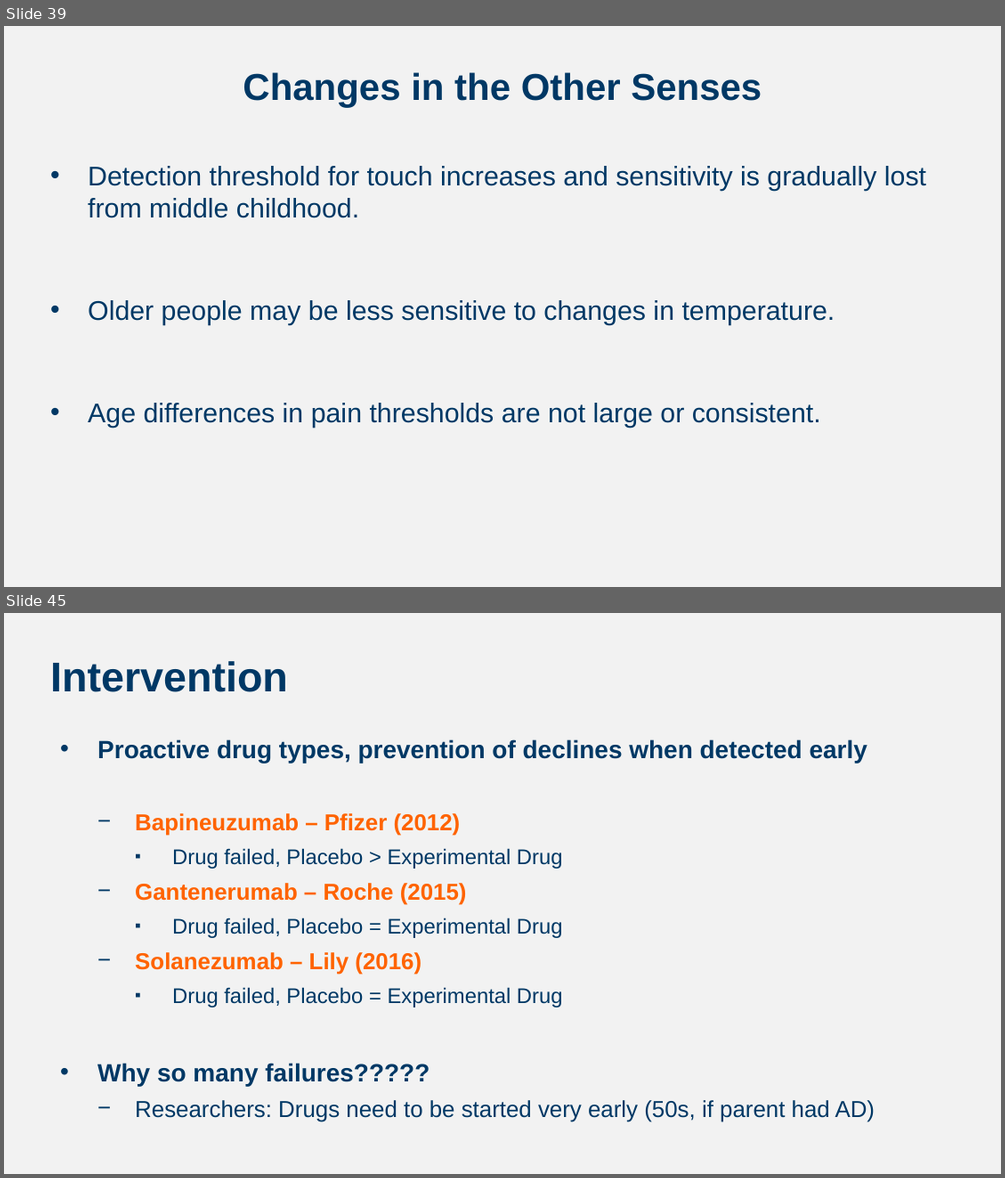
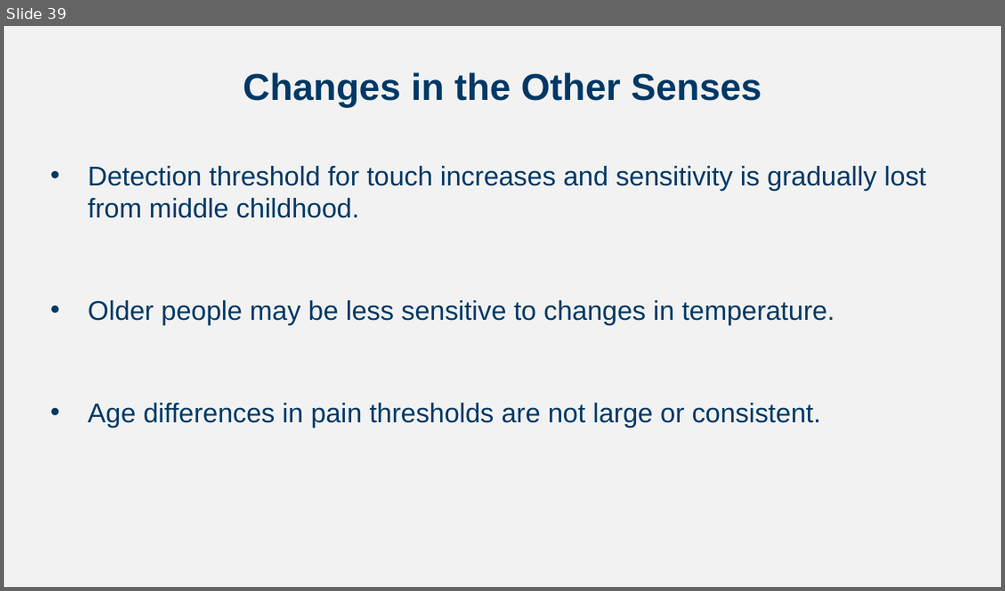
Before and after one commit to npm27/Teaching-Materials, a slide deck: Developmental Fall 24/Slides/Chapter 4.pptx. Shown one above the other, each under a label of ours: slides 39 and 45 before the commit, slide 39 after it; the slides between them are not shown. The pictures are 1005x1178 and 1005x591 pixels, drawn with LibreOffice and Linux fonts; fonts in the diff are those of the drawing. Boxes give left, top, right and bottom in pixels: in the first picture for what was removed or moved away, otherwise in the second. Text is boxed around its words. In the diff, an @@ line names an element or a change of style, - is before the commit and + after.

```diff
--- a/Developmental Fall 24/Slides/Chapter 4.pptx
+++ b/Developmental Fall 24/Slides/Chapter 4.pptx
@@ slide 45 removed at (4, 613, 1001, 1174), background #F2F2F2 @@
@@ title removed at (50, 661, 288, 692) @@
-Intervention
@@ text removed at (97, 739, 875, 1122) @@
-• Proactive drug types, prevention of declines when detected early
-  − Bapineuzumab – Pfizer (2012)
-    ▪ Drug failed, Placebo > Experimental Drug
-  − Gantenerumab – Roche (2015)
-    ▪ Drug failed, Placebo = Experimental Drug
-  − Solanezumab – Lily (2016)
-    ▪ Drug failed, Placebo = Experimental Drug
-• Why so many failures?????
-  − Researchers: Drugs need to be started very early (50s, if parent had AD)
```
Also in this commit, not shown: 1 slide changed, 5 other slides removed, 7 other files.
